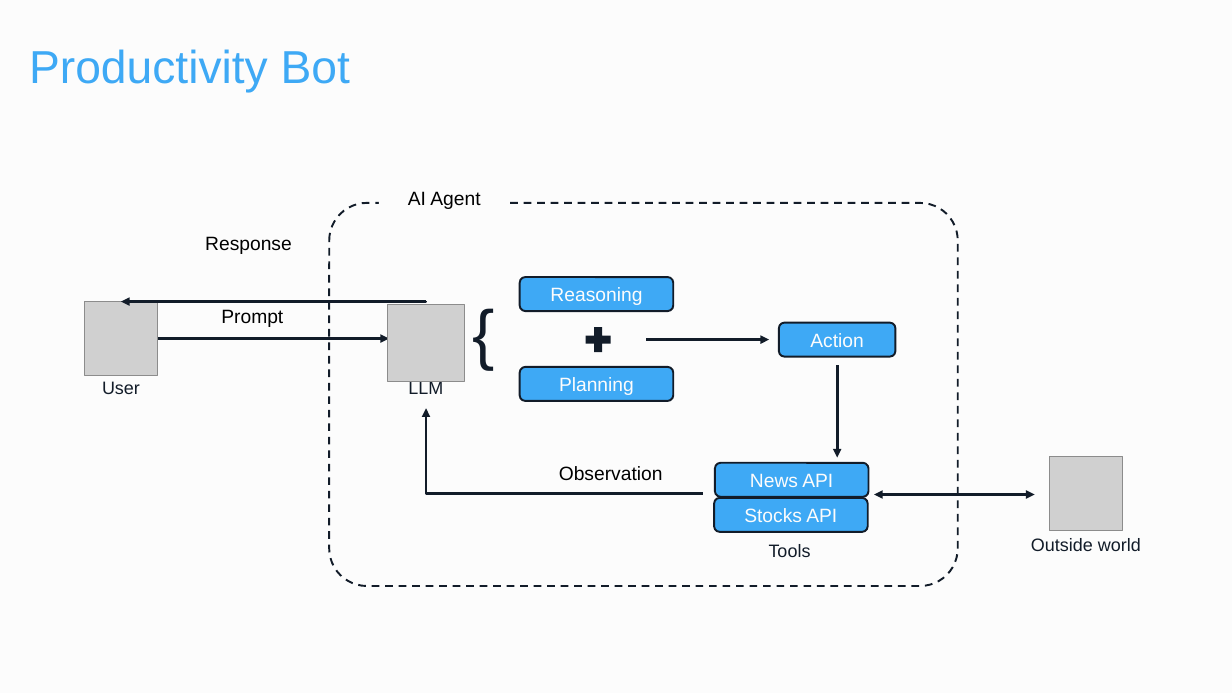
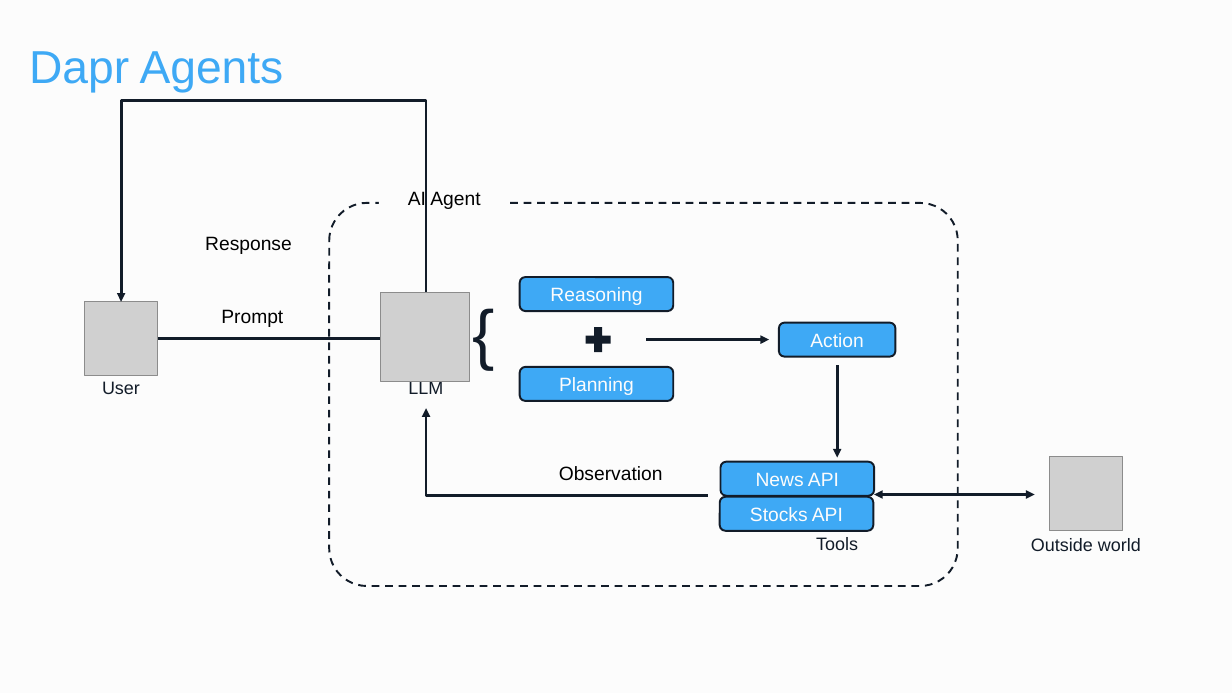
Before and after one commit to pyladiesams/dapr-in-action-may2025, a slide deck: slide 15 of workshop/dapr_in_action.pptx. Drawn at 1232x693 pixels with LibreOffice and Linux fonts; fonts in the diff are those of the drawing; grey boxes stand for pictures. Boxes give left, top, right and bottom in pixels: in the first picture for what was removed or moved away, otherwise in the second. Text is boxed around its words. In the diff, an @@ line names an element or a change of style, - is before the commit and + after.

```diff
--- a/workshop/dapr_in_action.pptx
+++ b/workshop/dapr_in_action.pptx
@@ title at (29,51,284,92): text changed @@
-Productivity Bot
+Dapr Agents
@@ elbow arrow added from (426, 301) to (121, 301), #121C29 2.25 pt @@
@@ picture: place and size @@
-picture at (387,304,464,381)
+picture at (381,292,470,382)
@@ elbow arrow removed from (426, 301) to (121, 301) @@
@@ elbow arrow moved from (702, 494) - (426, 409) to (708, 495) - (426, 409) @@
@@ rounded rectangle "News API": place and size @@
-rounded rectangle "News API" at (715,463,869,497)
+rounded rectangle "News API" at (721,462,874,496)
@@ rounded rectangle "Stocks API": place and size @@
-rounded rectangle "Stocks API" at (714,498,868,532)
+rounded rectangle "Stocks API" at (720,497,873,531)
@@ text "Tools": place and size @@
-text "Tools" at (769,544,811,557)
+text "Tools" at (816,537,858,550)
```
Also in this commit, not shown: 1 other slide changed, 3 slides added, 3 other files.
